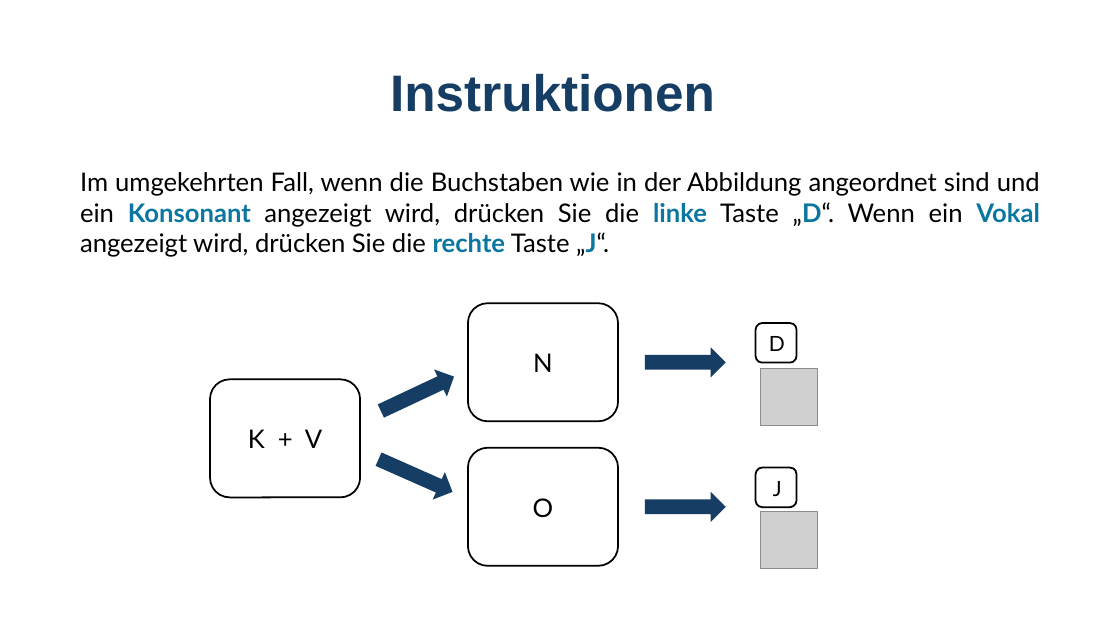
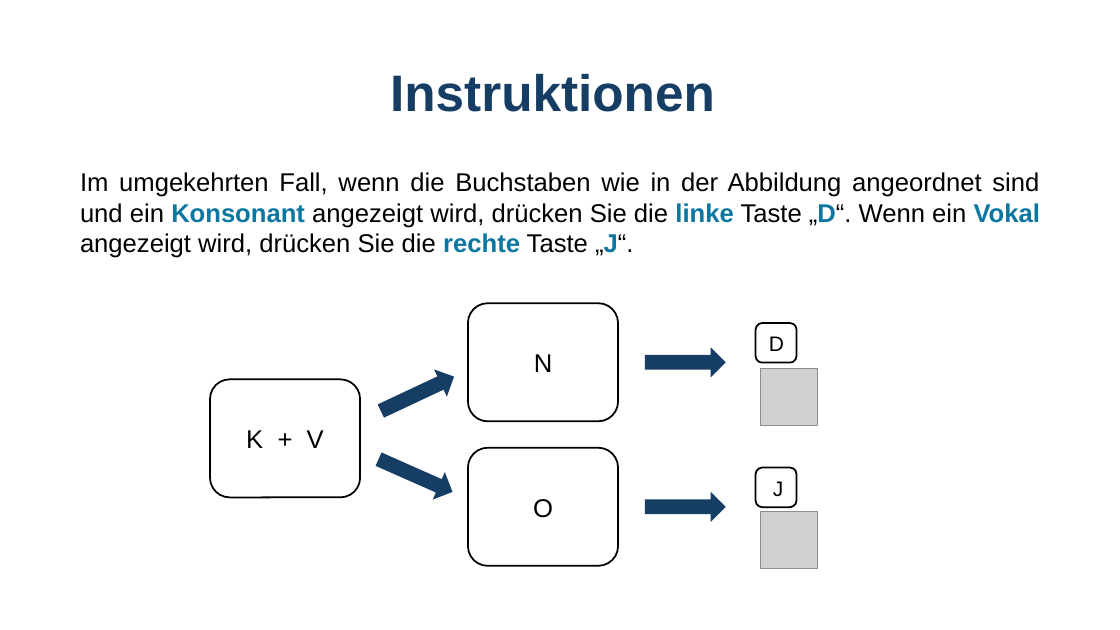
Before and after one commit to GidonFrischkorn/Ambizione-IndividualDifferencesStudy, a slide deck: slide 5 of tasks/28-letter-judgement-changing/Instructions_letterchangeSR.pptx. Drawn at 1120x630 pixels with LibreOffice and Linux fonts; fonts in the diff are those of the drawing; grey boxes stand for pictures. Boxes give left, top, right and bottom in pixels: in the first picture for what was removed or moved away, otherwise in the second. Text is boxed around its words. In the diff, an @@ line names an element or a change of style, - is before the commit and + after.

```diff
--- a/tasks/28-letter-judgement-changing/Instructions_letterchangeSR.pptx
+++ b/tasks/28-letter-judgement-changing/Instructions_letterchangeSR.pptx
@@ font Lato to Arial in 3 elements at (80, 172, 1040, 258), (246, 430, 324, 448), (773, 481, 783, 497) @@
```
Also in this commit, not shown: 1 other slide changed, 4 other files.
